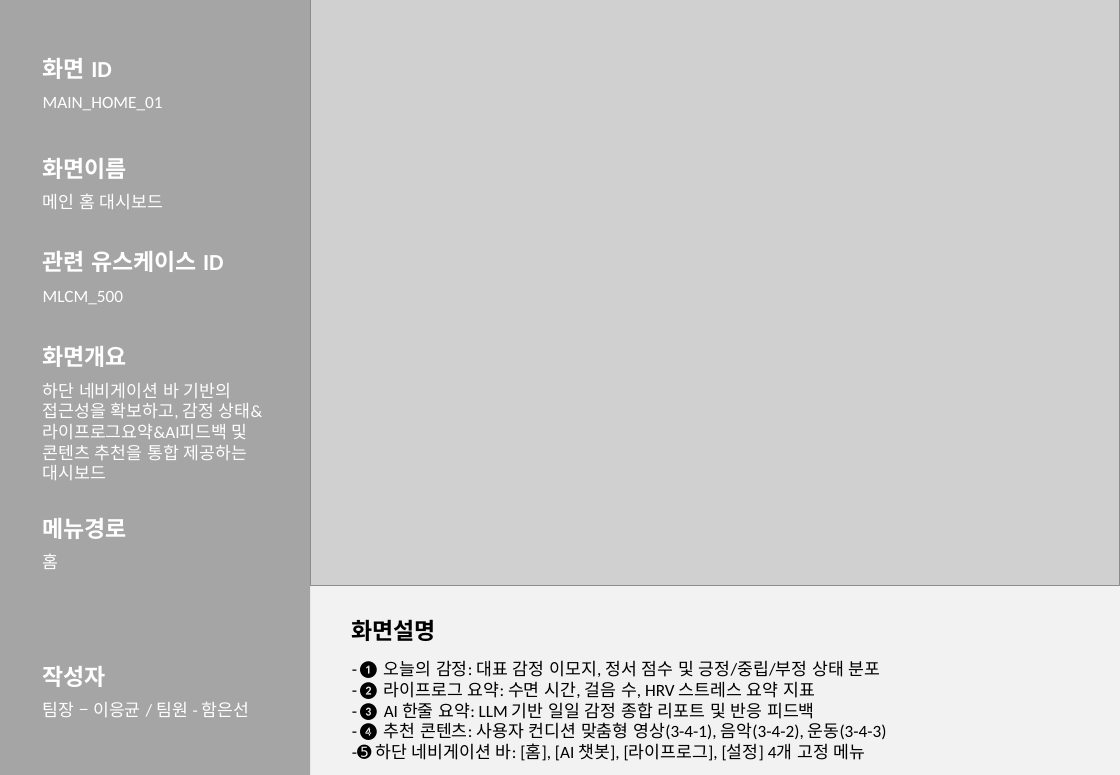
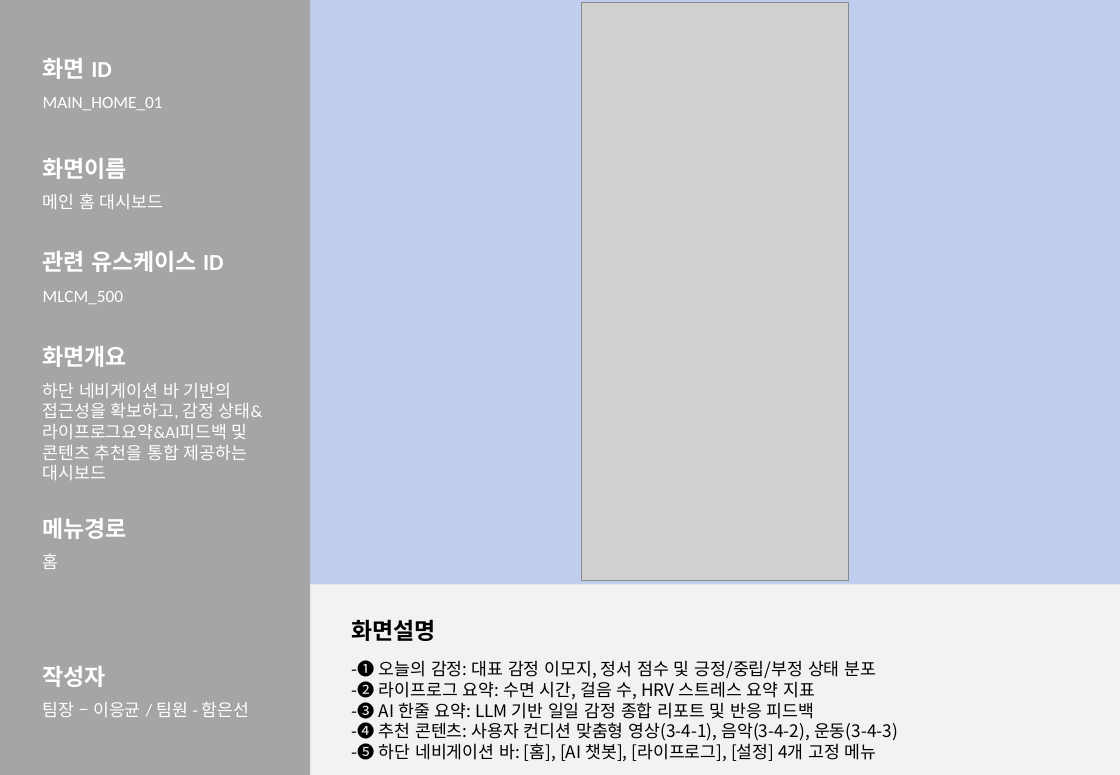
Before and after one commit to 2026-SMHRD-KDT-HealthCare-5/lisn, a slide deck: slide 13 of Documents/화면설계서_귀기울임.pptx (slide 12 before the commit). Drawn at 1120x775 pixels with LibreOffice and Linux fonts; fonts in the diff are those of the drawing; grey boxes stand for pictures. Boxes give left, top, right and bottom in pixels: in the first picture for what was removed or moved away, otherwise in the second. Text is boxed around its words. In the diff, an @@ line names an element or a change of style, - is before the commit and + after.

Commit message:
docs: 화면설계서 최신본 반영 - 슬라이드 12장에서 15장으로 확장

```diff
--- a/Documents/화면설계서_귀기울임.pptx
+++ b/Documents/화면설계서_귀기울임.pptx
@@ background #FFFFFF to #C0CDEF @@
@@ picture removed at box(310, 0, 1120, 586) @@
@@ picture added at box(581, 2, 849, 581) @@
@@ text "-❶ 오늘의 감정: 대표 감정 ..." at box(352, 660, 898, 761): font Calibri to Noto Sans CJK KR @@
```
Also in this commit, not shown: 7 other slides changed, 3 slides added.
